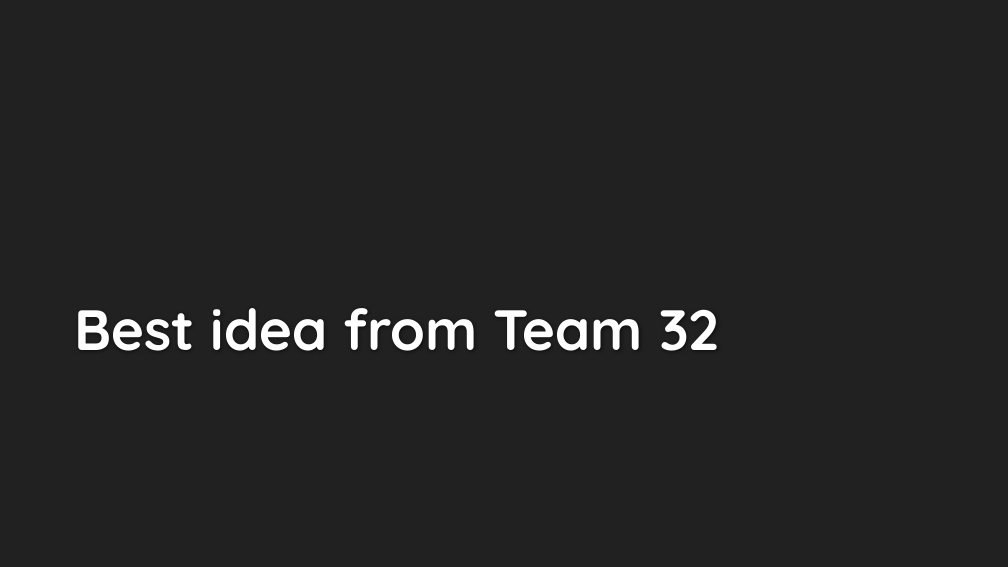
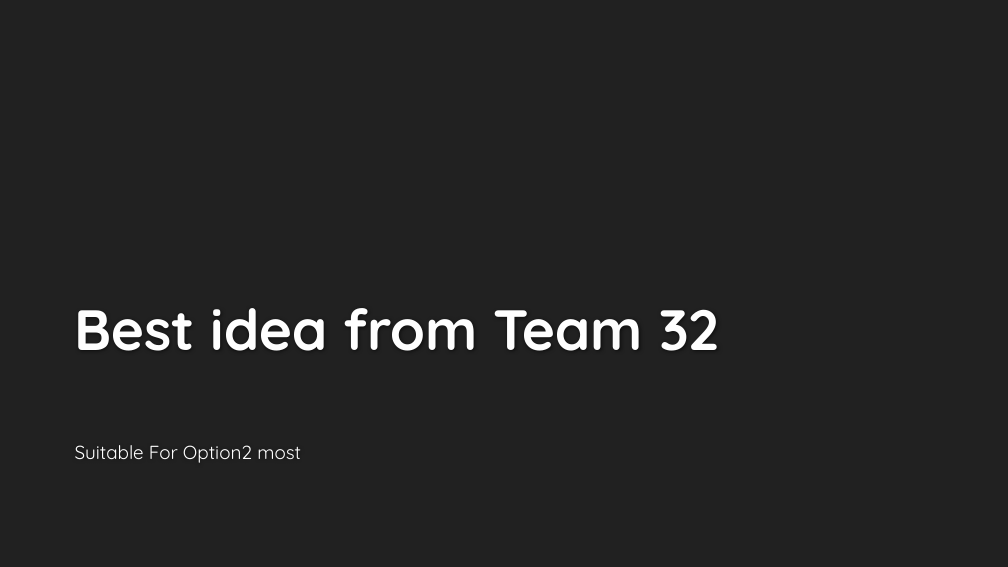
Before and after one commit to jipengda/codeBuffalo, a slide deck: slide 1 of bESTteam32.pptx. Drawn at 1008x567 pixels with LibreOffice and Linux fonts; fonts in the diff are those of the drawing; background and template pictures are left out. Boxes give left, top, right and bottom in pixels: in the first picture for what was removed or moved away, otherwise in the second. Text is boxed around its words. In the diff, an @@ line names an element or a change of style, - is before the commit and + after.

```diff
--- a/bESTteam32.pptx
+++ b/bESTteam32.pptx
@@ subtitle added at (75,445,301,463), 18 pt, text #FFFFFF @@
+Suitable For Option2 most
```
Also in this commit, not shown: 2 other slides changed, 1 slide added.
